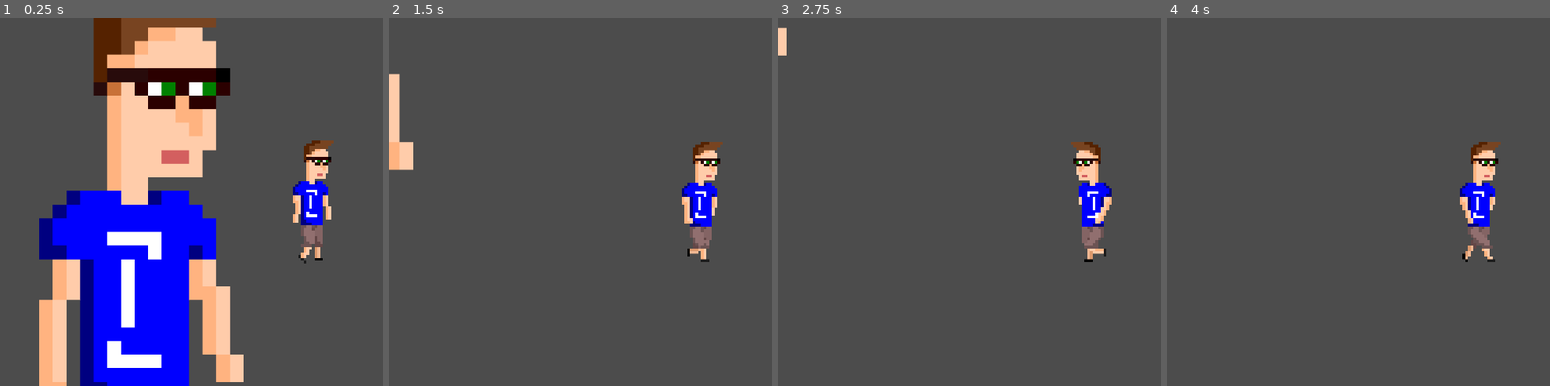
Above: before the commit, frames 1-4 (left to right).
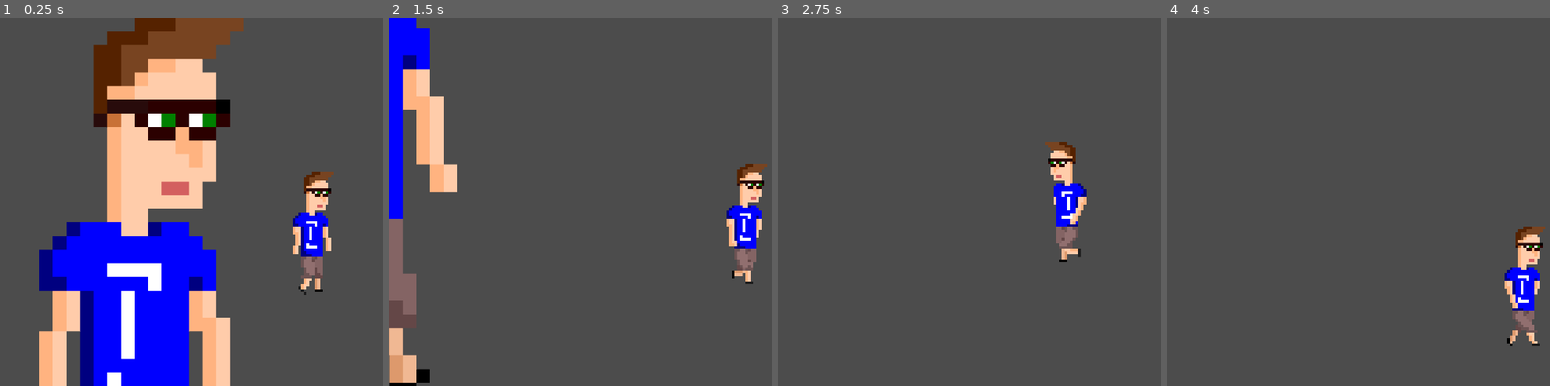
Above: after the commit, the same moments.

Repository: klenganthegame/KlenganTheGame
Game: Godot game, scene res://level/Level1.tscn
The game is run twice, just before and just after one commit, with the same random seed, the same clock (stepped at 60 frames per second) and the same inputs.
Inputs:
- Up to frame 1 (0.25 s): no input
- Up to frame 2 (1.5 s): hold D (walk_right) from 0.53 s (still down); tap Space (jump) at 0.77 s
- Up to frame 3 (2.75 s): tap Space (jump) at 1.52 s; release D (walk_right) at 2.03 s; hold A (walk_left) from 2.03 s (still down)
- Up to frame 4 (4 s): release A (walk_left) at 2.78 s; hold D (walk_right) from 2.78 s (still down); tap Space (jump) at 3.02, 3.77 s

The runs differ from the first frame. In frame 1, 25% of the frame differs, in the area x 10-88%, y 0-100%; in frame 2, 12%; in frame 3, 3.8%; in frame 4, 3.9%.

Commit message:
camera changed to smooth

Diff:
--- a/objects/level1/Klengan.tscn
+++ b/objects/level1/Klengan.tscn
@@ -32,10 +32,12 @@
 [node name="AnimatedSprite" type="AnimatedSprite" parent="."]
 frames = SubResource( 1 )
 animation = "walk"
+frame = 3
 playing = true
 
 [node name="Camera2D" type="Camera2D" parent="."]
 current = true
+smoothing_enabled = true
 
 [node name="CollisionShape2D" type="CollisionShape2D" parent="."]
 shape = SubResource( 2 )
